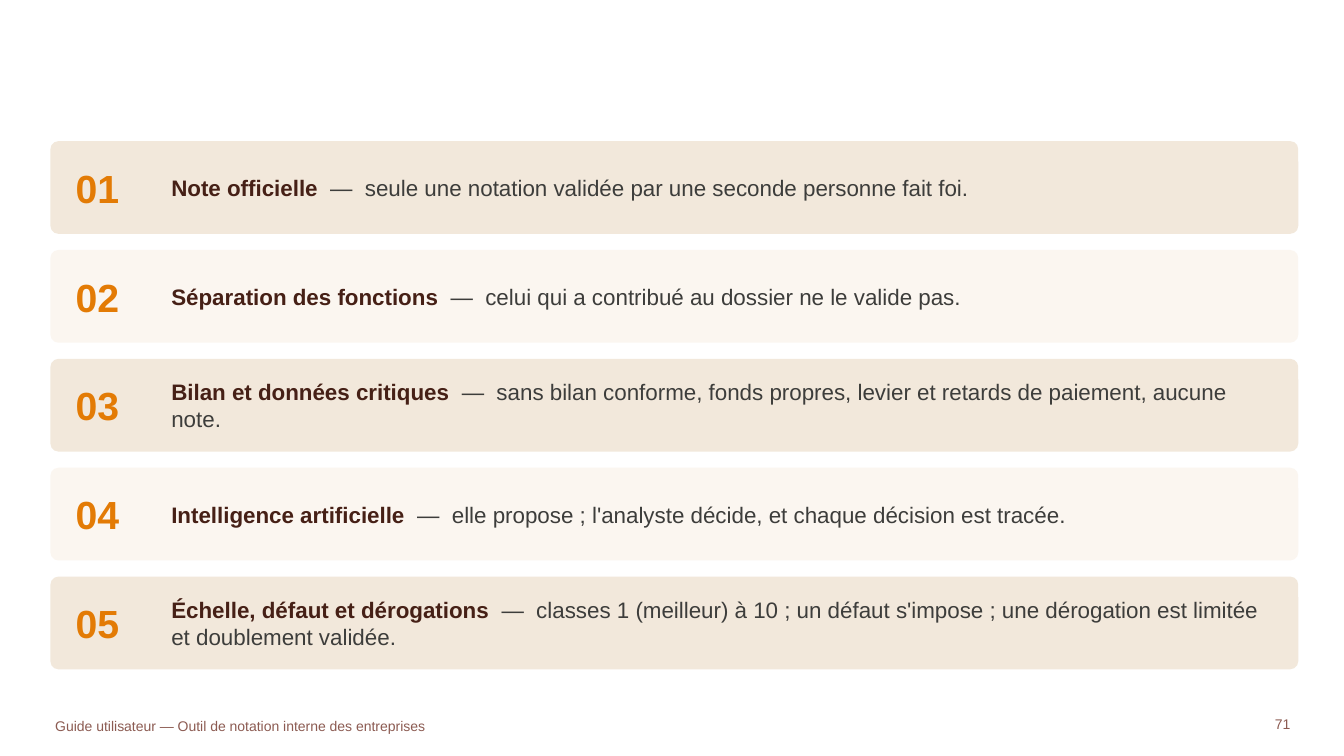
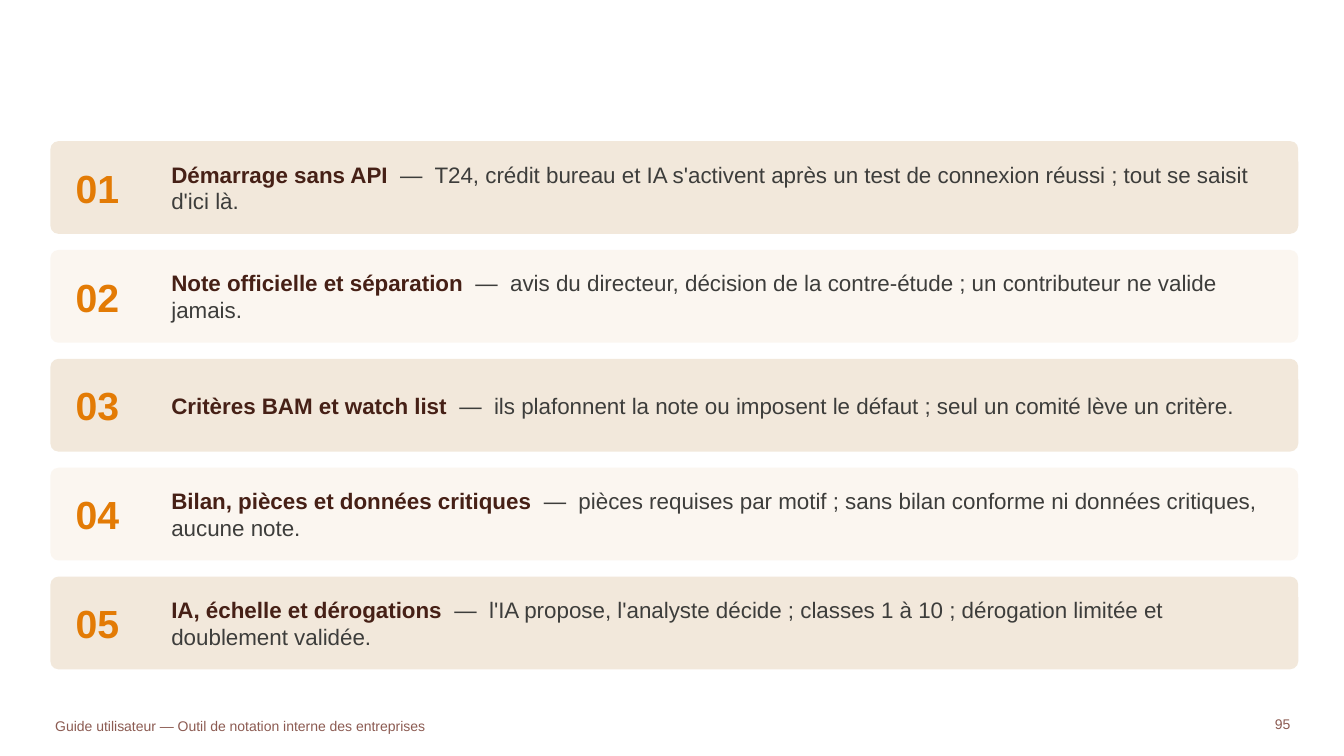
Before and after one commit to tariqeddoumi/Entreprise-scoring-cl, a slide deck: slide 95 of docs/guides/Guide_utilisateur_outil_notation.pptx (slide 71 before the commit). Drawn at 1344x756 pixels with LibreOffice and Linux fonts; fonts in the diff are those of the drawing; background and template pictures are left out. Boxes give left, top, right and bottom in pixels: in the first picture for what was removed or moved away, otherwise in the second. Text is boxed around its words. In the diff, an @@ line names an element or a change of style, - is before the commit and + after.

```diff
--- a/docs/guides/Guide_utilisateur_outil_notation.pptx
+++ b/docs/guides/Guide_utilisateur_outil_notation.pptx
@@ text at (171,166,1248,209): text changed @@
-Note officielle — seule une notation validée par une seconde personne fait foi.
+Démarrage sans API — T24, crédit bureau et IA s'activent après un test de connexion réussi ; tout se saisit d'ici là.
@@ text at (171,274,1216,323): text changed @@
-Séparation des fonctions — celui qui a contribué au dossier ne le valide pas.
+Note officielle et séparation — avis du directeur, décision de la contre-étude ; un contributeur ne valide jamais.
@@ text at (171,397,1233,419): text changed @@
-Bilan et données critiques — sans bilan conforme, fonds propres, levier et retards de paiement, aucune note.
+Critères BAM et watch list — ils plafonnent la note ou imposent le défaut ; seul un comité lève un critère.
@@ text at (171,492,1256,536): text changed @@
-Intelligence artificielle — elle propose ; l'analyste décide, et chaque décision est tracée.
+Bilan, pièces et données critiques — pièces requises par motif ; sans bilan conforme ni données critiques, aucune note.
@@ text at (171,601,1163,645): text changed @@
-Échelle, défaut et dérogations — classes 1 (meilleur) à 10 ; un défaut s'impose ; une dérogation est limitée et doublement validée.
+IA, échelle et dérogations — l'IA propose, l'analyste décide ; classes 1 à 10 ; dérogation limitée et doublement validée.
@@ page number at (1275,719,1291,729): text changed @@
-71
+95
```
Also in this commit, not shown: 14 other slides changed, 24 slides added, 1 other file.
